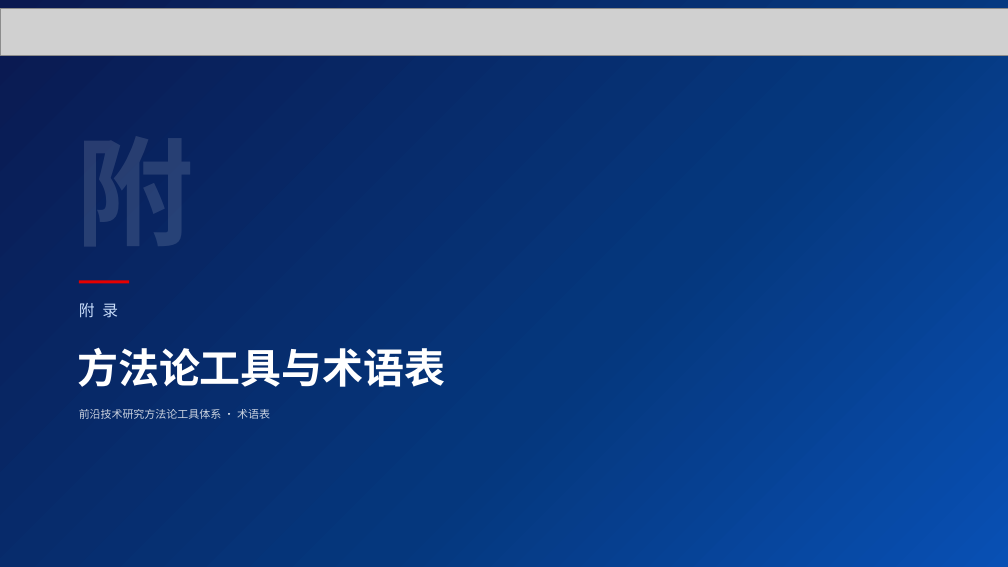
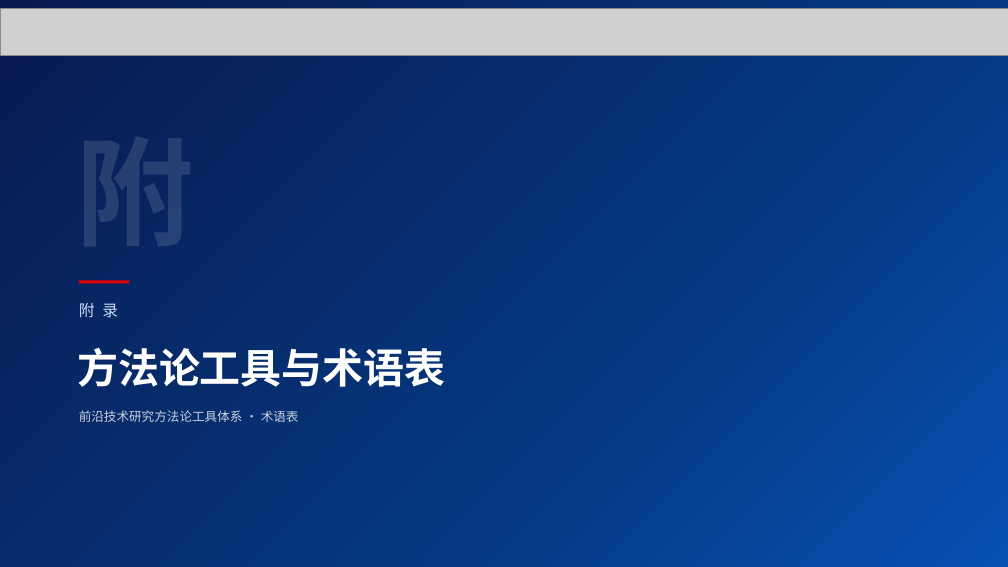
Before and after one commit to godenxu/Techbook, a slide deck: slide 52 of 科技发展部前沿技术研究成果集.pptx (slide 56 before the commit). Drawn at 1008x567 pixels with LibreOffice and Linux fonts; fonts in the diff are those of the drawing; grey boxes stand for pictures. Boxes give left, top, right and bottom in pixels: in the first picture for what was removed or moved away, otherwise in the second. Text is boxed around its words. In the diff, an @@ line names an element or a change of style, - is before the commit and + after.

```diff
--- a/科技发展部前沿技术研究成果集.pptx
+++ b/科技发展部前沿技术研究成果集.pptx
@@ text "前沿技术研究方法论工具体系 · 术语表" at <box>79,410,299,422</box>: size 10.5 to 12 pt @@
```
Also in this commit, not shown: 56 other slides changed, 5 slides removed, 2 other files.
